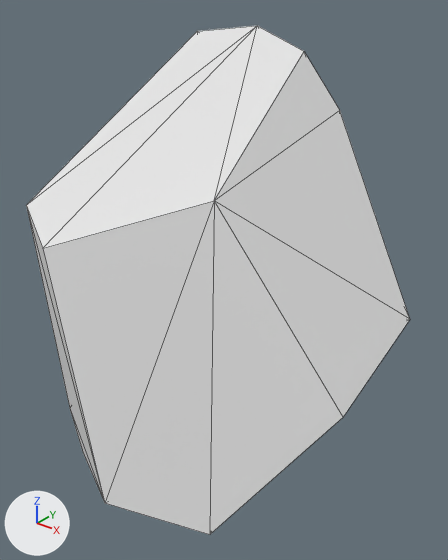
What one commit did to the OBJ model assets/pieces/potato_train/potato_0267.obj.
Rendered twice from a 50 mm camera at (0.0248, -0.0298, 0.0197) aimed at (0.0011, -0.0001, 0.0013). The axes (+X, +Y, +Z) are drawn at lower left. The lights are the same throughout. The picture after the commit comes second. Mesh edges are drawn as thin lines. Where no turn or scale is listed for an object, it has been applied to the vertices.

Names of what the first picture shows: 'potato_0267'.
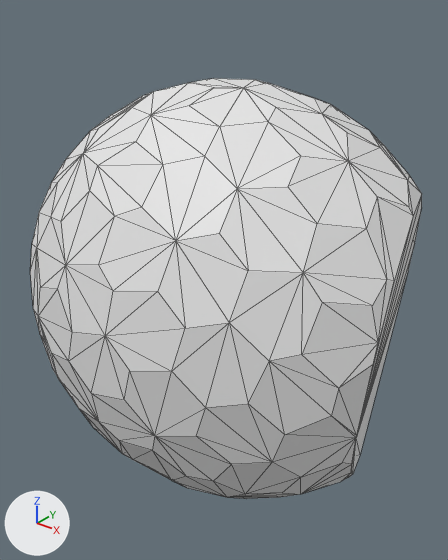
The change, as a diff of the scene's bpy script:
```diff
--- a/assets/pieces/potato_train/potato_0267.obj.py
+++ b/assets/pieces/potato_train/potato_0267.obj.py
@@ me_potato_0267 @@
 # used by ob_potato_0267; location = (0.0, 0.0, 0.0)
-me_potato_0267.from_pydata(...)  # 20 vertices, 36 faces; spans x -0.009..0.0135, y -0.0127..0.0091, z -0.0156..0.0167
+me_potato_0267.from_pydata(...)  # 264 vertices, 524 faces; spans x -0.0147..0.0142, y -0.011..0.0094, z -0.0144..0.0142
+# me_potato_0267 part 1: the whole mesh is rebuilt
```

Boxes [x1, y1, x2, y2] around the edits, measured in the pictures (448 x 560 px):
'potato_0267', reshaped (17% shorter)
    before: [26, 26, 410, 535]
    after: [30, 78, 422, 499]
